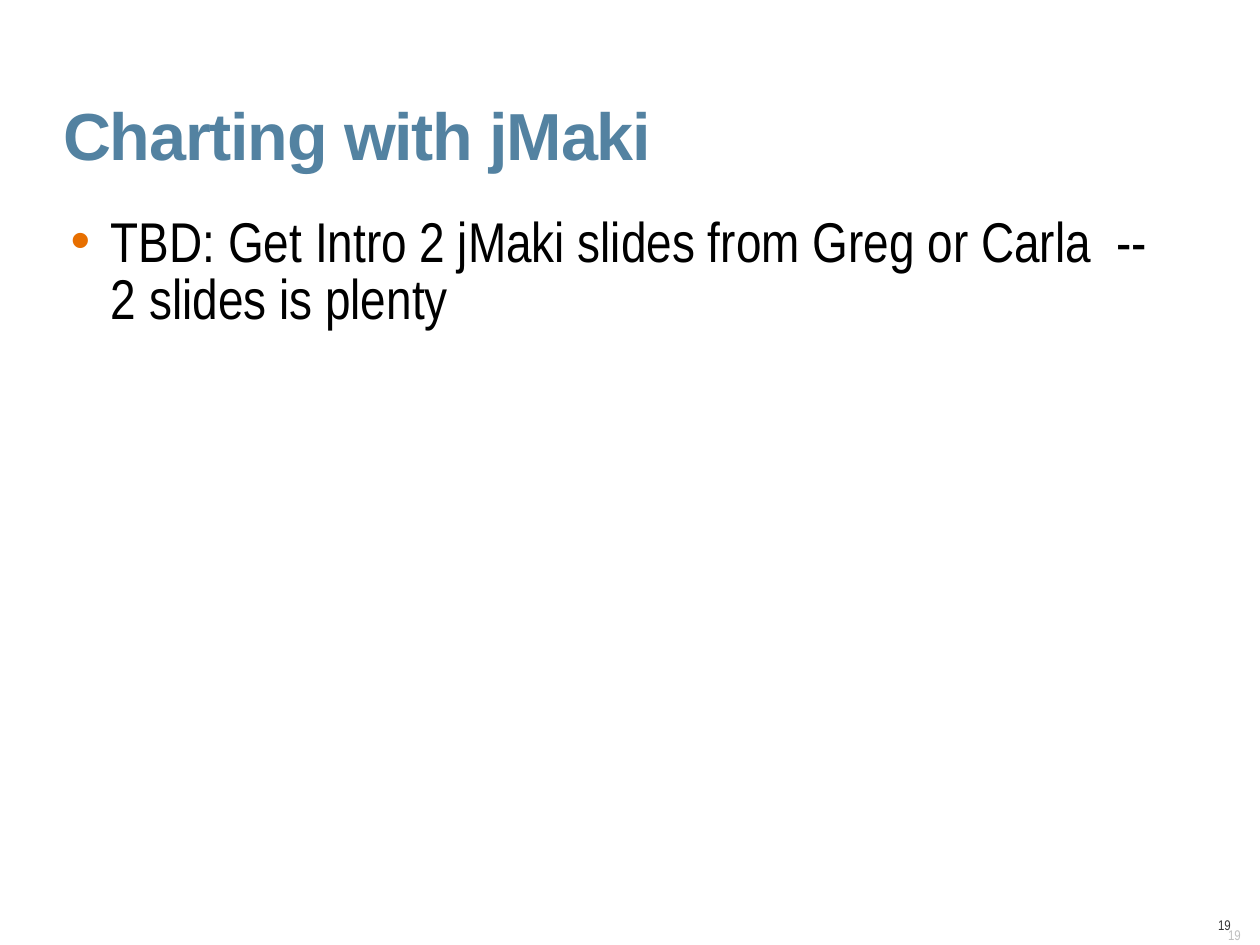
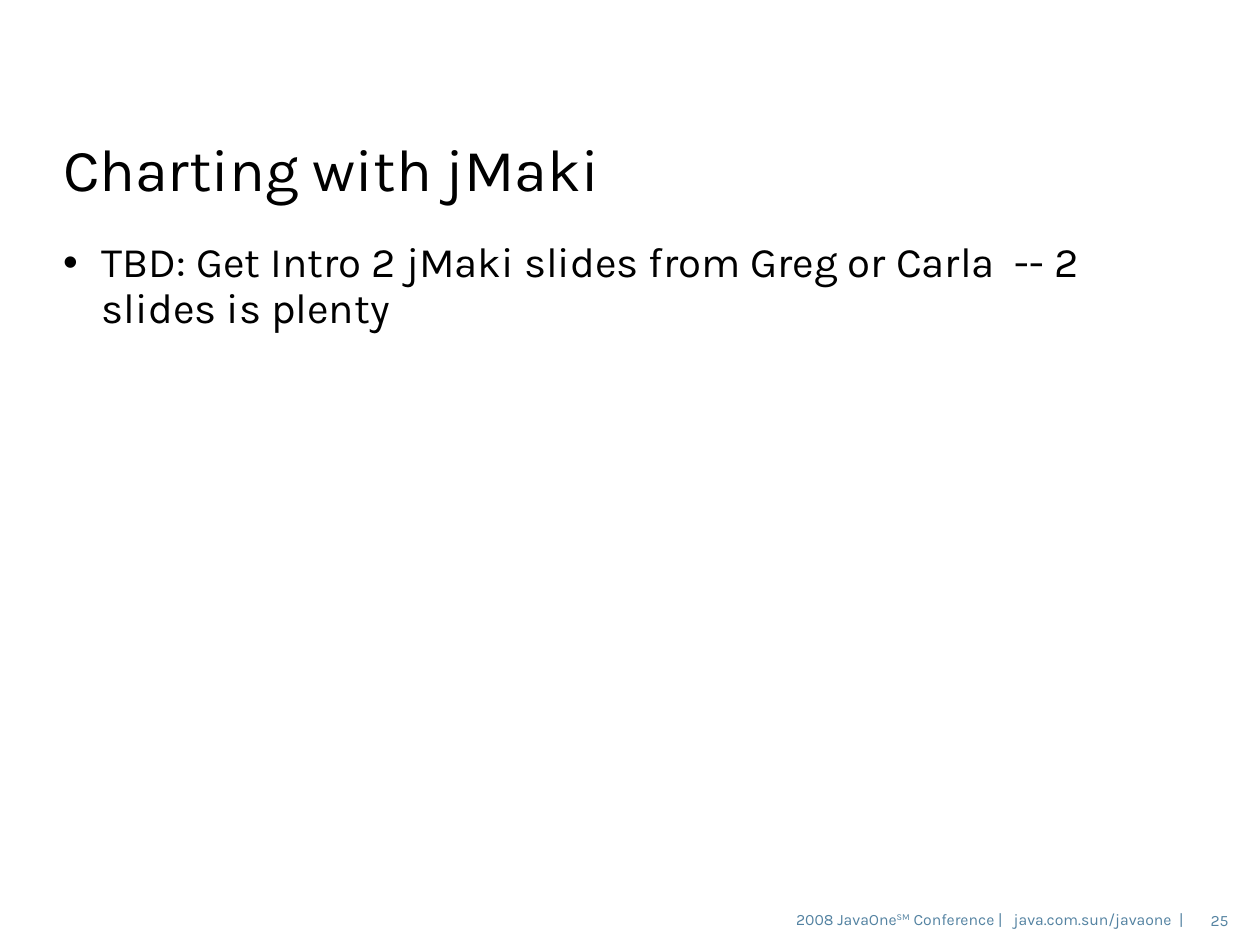
Before and after one commit to dmatej/Glassfish-SVN-Patched, a slide deck: slide 25 of v3/admingui/j1plugin/gfplugin/4520_gfplugin.odp (slide 19 before the commit). Drawn at 1260x945 pixels with LibreOffice and Linux fonts; fonts in the diff are those of the drawing; background and template pictures are left out. Boxes give left, top, right and bottom in pixels: in the first picture for what was removed or moved away, otherwise in the second. Text is boxed around its words. In the diff, an @@ line names an element or a change of style, - is before the commit and + after.

```diff
--- a/v3/admingui/j1plugin/gfplugin/4520_gfplugin.odp
+++ b/v3/admingui/j1plugin/gfplugin/4520_gfplugin.odp
@@ title "Charting with jMaki" at (63,150,599,205): size 38 to 34 pt, font Arial to Karla, text colour #5382A1 to #000000, letter spacing -0.7 to 0 pt, bold off; line spacing 0.9 to 0.85; vertical alignment top to middle @@
@@ text "TBD: Get Intro 2 jMaki ...": place and size @@
-text "TBD: Get Intro 2 jMaki ..." at (111,221,1091,329)
+text "TBD: Get Intro 2 jMaki ..." at (102,248,1078,334)
@@ text "TBD: Get Intro 2 jMaki ..." at (102,248,1078,334): size 32 to 24 pt, font Arial Narrow to Karla; indent changed; line spacing 0.85 to 0.9; less space between paragraphs @@
@@ text added at (796,913,1172,929), 9 pt, text #5382A1 @@
+2008 JavaOneSM Conference | java.com.sun/javaone |
@@ page number added at (1211,916,1229,926), 9 pt, text #5483A1 @@
+25
@@ page number removed at (1218,920,1231,932) @@
-19
```
Also in this commit, not shown: 27 other slides changed, 10 slides added, 1 slide removed.
